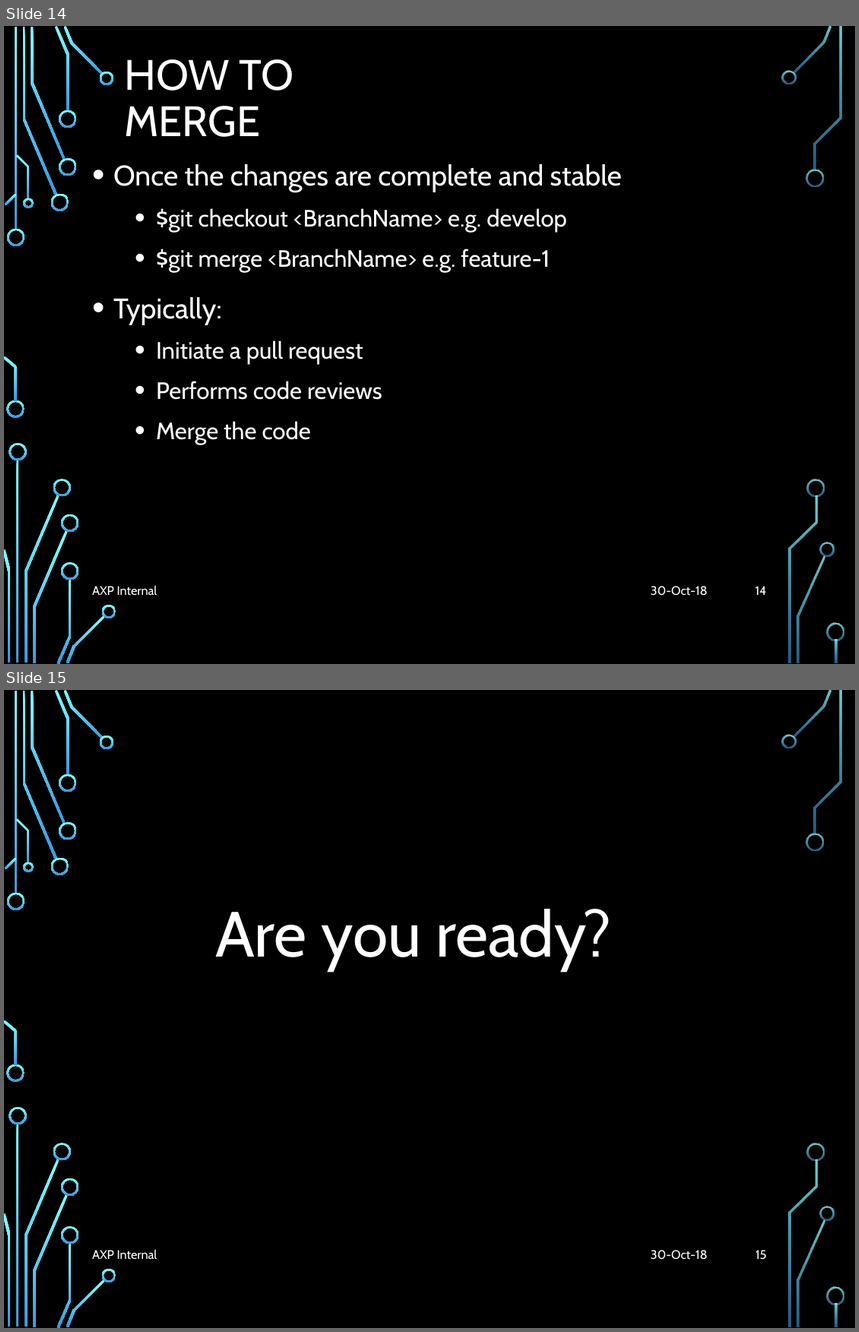
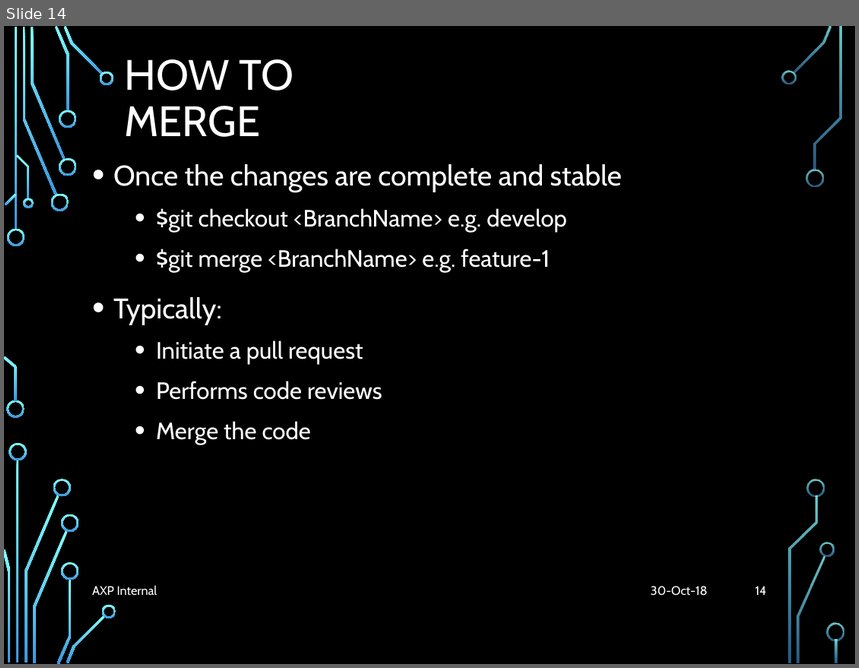
Before and after one commit to liyuan6006/GitStrategies, a slide deck: Branching.pptx. Shown one above the other, each under a label of ours: slides 14 and 15 before the commit, slide 14 after it. The pictures are 859x1332 and 859x668 pixels, drawn with LibreOffice and Linux fonts; fonts in the diff are those of the drawing; background and template pictures are left out. Boxes give left, top, right and bottom in pixels: in the first picture for what was removed or moved away, otherwise in the second. Text is boxed around its words. In the diff, an @@ line names an element or a change of style, - is before the commit and + after.

```diff
--- a/Branching.pptx
+++ b/Branching.pptx
@@ slide 15 removed at (4, 690, 855, 1328), background picture (left out); not listed: 36 template elements that a slide beside it also shows @@
@@ text removed at (215, 909, 611, 970) @@
-Are you ready?
@@ text removed at (92, 1249, 158, 1259) @@
-AXP Internal
@@ text removed at (651, 1250, 708, 1260) @@
-30-Oct-18
@@ page number removed at (756, 1250, 767, 1260) @@
-15
```
Also in this commit, not shown: 4 slides changed, 1 other slide removed.
